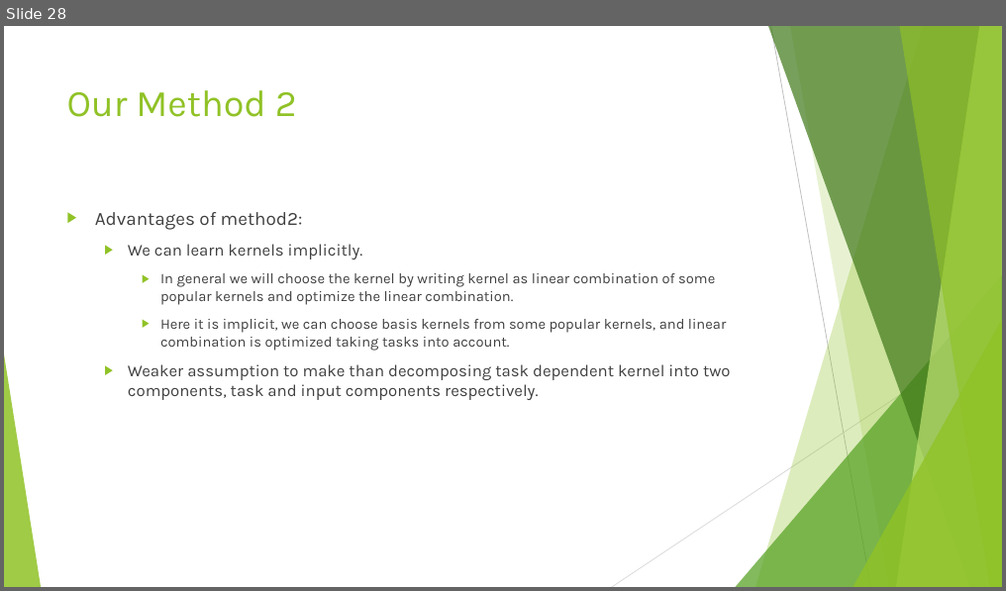
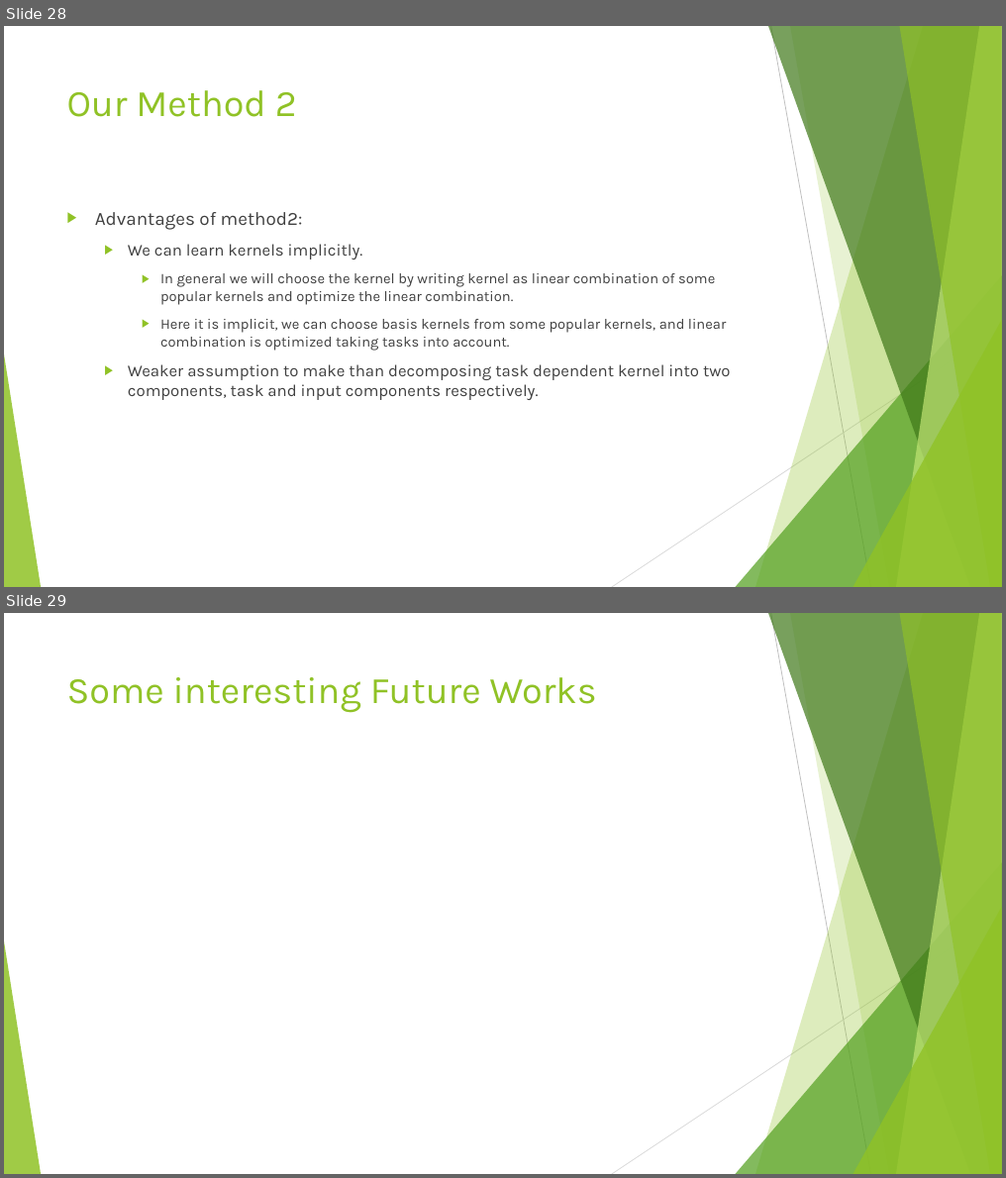
Before and after one commit to keyank/UGP, a slide deck: Presentation.pptx. Shown one above the other, each under a label of ours: slide 28 before the commit, slides 28 and 29 after it. The pictures are 1006x591 and 1006x1178 pixels, drawn with LibreOffice and Linux fonts; fonts in the diff are those of the drawing; grey boxes stand for pictures. Boxes give left, top, right and bottom in pixels: in the first picture for what was removed or moved away, otherwise in the second. Text is boxed around its words. In the diff, an @@ line names an element or a change of style, - is before the commit and + after.

Commit message:
Prev done15

```diff
--- a/Presentation.pptx
+++ b/Presentation.pptx
@@ slide 29 added at box(4, 613, 1002, 1174), background #FFFFFF; not listed: 10 template elements that a slide beside it also shows @@
@@ title added at box(67, 677, 597, 713), 36 pt, text #90C226 @@
+Some interesting Future Works
```
